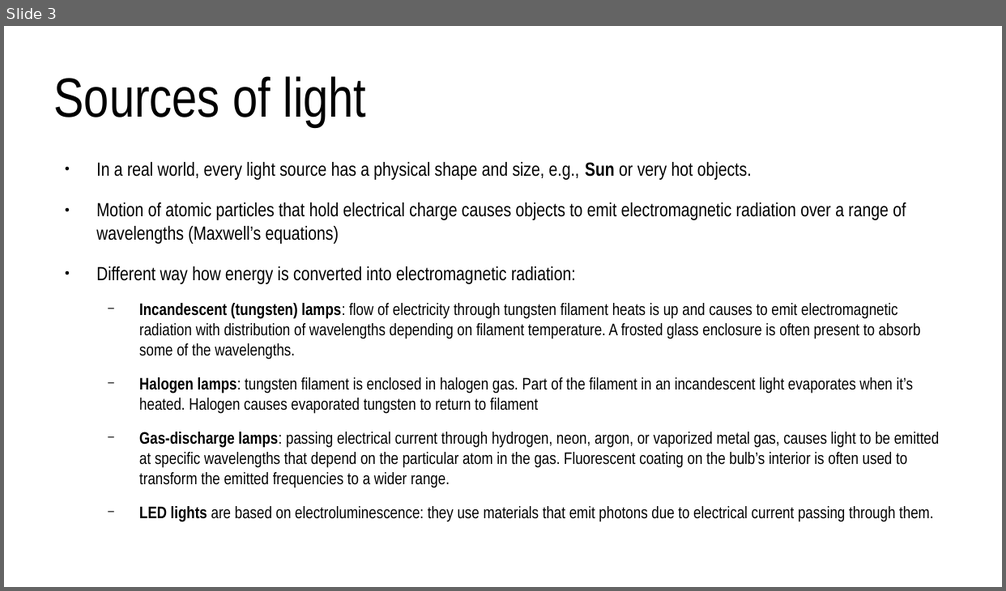
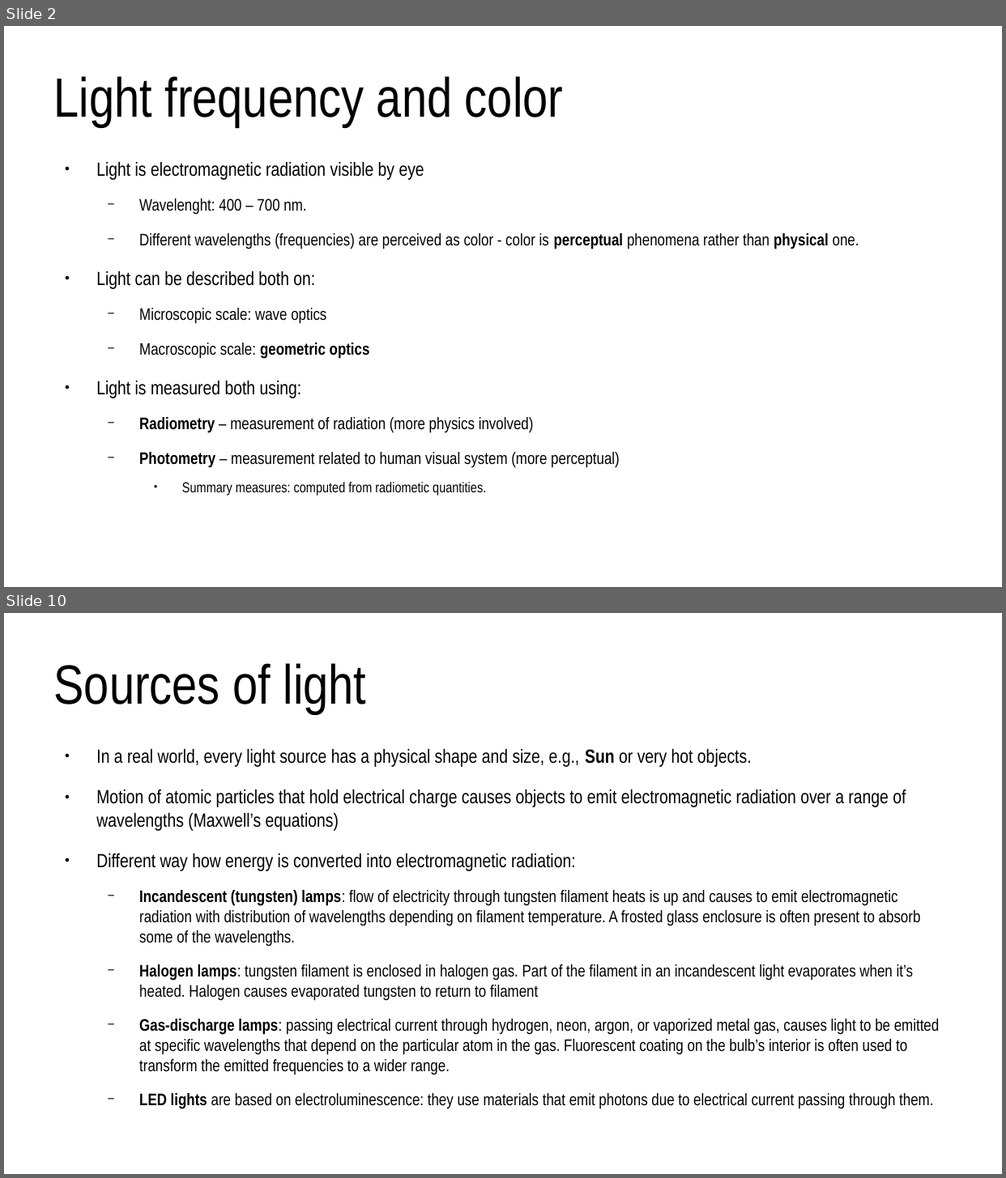
Before and after one commit to lorentzo/IntroductionToComputerGraphics, a slide deck: lectures/3_foundations_3d_scene/3_3_light.odp. Shown one above the other, each under a label of ours: slide 3 before the commit, slides 2 and 10 after it; the slides between them are not shown. The pictures are 1006x591 and 1006x1178 pixels, drawn with LibreOffice and Linux fonts; fonts in the diff are those of the drawing. Boxes give left, top, right and bottom in pixels: in the first picture for what was removed or moved away, otherwise in the second. Text is boxed around its words. In the diff, an @@ line names an element or a change of style, - is before the commit and + after.

Commit message:
light

```diff
--- a/lectures/3_foundations_3d_scene/3_3_light.odp
+++ b/lectures/3_foundations_3d_scene/3_3_light.odp
@@ slide 2 added at (x1=4, y1=26, x2=1002, y2=587), background #FFFFFF @@
@@ title added at (x1=54, y1=76, x2=563, y2=127), 44 pt, text #000000 @@
+Light frequency and color
@@ text added at (x1=96, y1=162, x2=859, y2=493), 13.3 pt, text #000000 @@
+● Light is electromagnetic radiation visible by eye
+  − Wavelenght: 400 – 700 nm.
+  − Different wavelengths (frequencies) are perceived as color - color is perceptual phenomena rather than physical one.
+● Light can be described both on:
+  − Microscopic scale: wave optics
+  − Macroscopic scale: geometric optics
+● Light is measured both using:
+  − Radiometry – measurement of radiation (more physics involved)
+  − Photometry – measurement related to human visual system (more perceptual)
+    ● Summary measures: computed from radiometic quantities.
@@ what was slide 3 is now slide 10 @@
```
Also in this commit, not shown: 2 slides changed, 12 other slides added, 1 slide removed, 3 other files.
